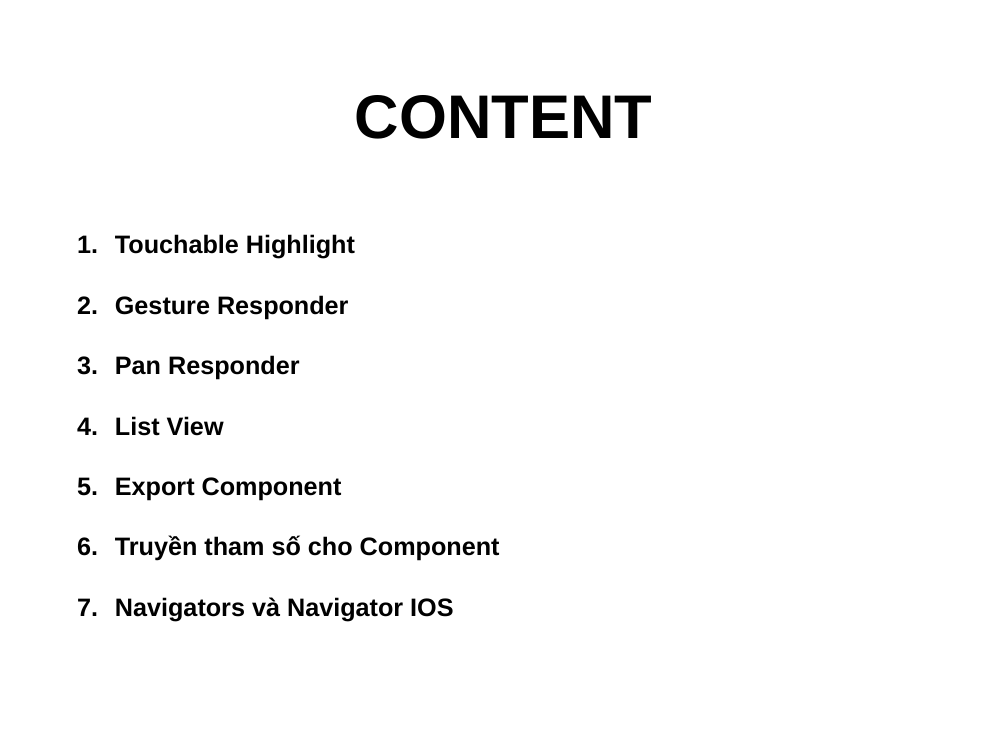
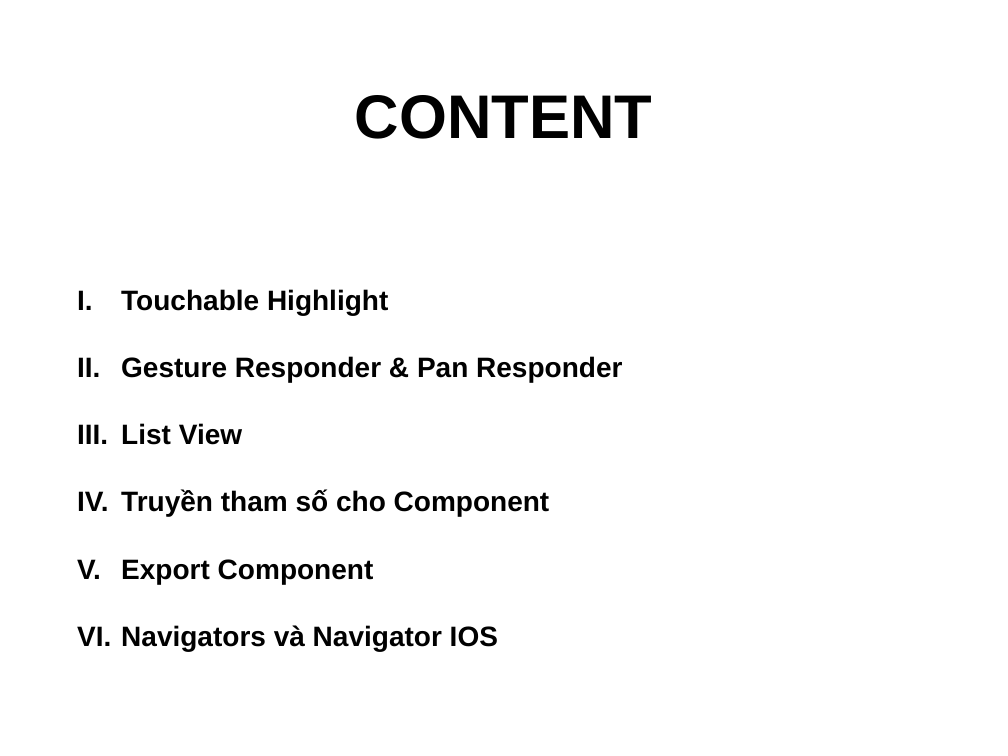
Before and after one commit to quydongnasts/Documents, a slide deck: slide 2 of PowerPoint/REACT-NATIVE.pptx. Drawn at 1008x756 pixels with LibreOffice and Linux fonts; fonts in the diff are those of the drawing. Boxes give left, top, right and bottom in pixels: in the first picture for what was removed or moved away, otherwise in the second. Text is boxed around its words. In the diff, an @@ line names an element or a change of style, - is before the commit and + after.

Commit message:
add new slides

```diff
--- a/PowerPoint/REACT-NATIVE.pptx
+++ b/PowerPoint/REACT-NATIVE.pptx
@@ text "Touchable Highlight": place and size @@
-text "Touchable Highlight" at <box>115,234,500,622</box>
+text "Touchable Highlight" at <box>121,289,622,651</box>
@@ text at <box>121,289,498,651</box>: size 18 to 20 pt in "Touchable Highlight", "List View", "Export Component", "Navigators và Navigator IOS"; bullet 1. to I. @@
@@ text at <box>121,356,622,382</box>: text changed; size 18 to 20 pt @@
-2. Gesture Responder
-3. Pan Responder
+II. Gesture Responder & Pan Responder
@@ text at <box>121,489,550,516</box>: paragraph added @@
+IV. Truyền tham số cho Component
@@ text at <box>115,535,500,561</box>: paragraph removed @@
-6. Truyền tham số cho Component
```
Also in this commit, not shown: 1 other slide changed, 6 slides added, 1 slide removed.
